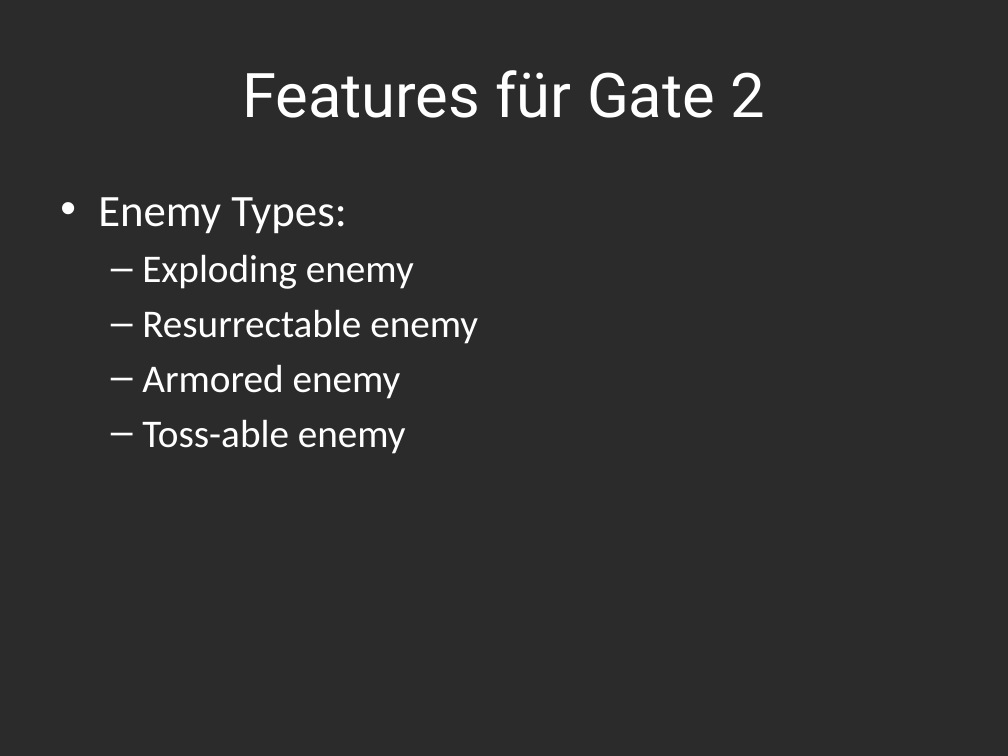
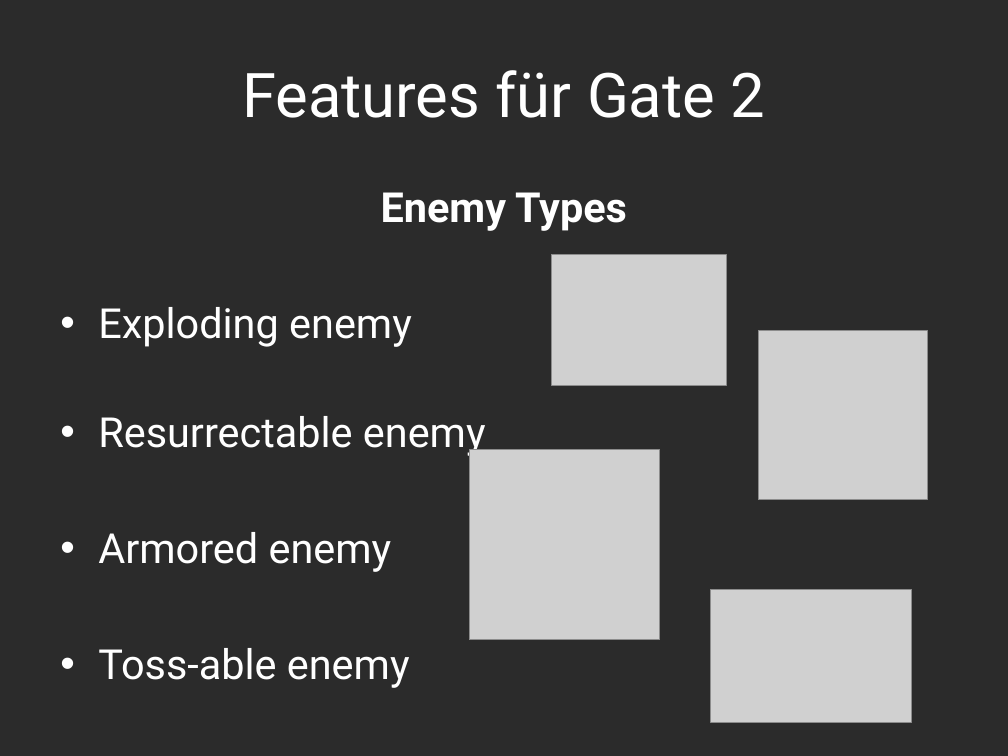
Before and after one commit to Assertores/HammerMan, a slide deck: slide 9 of Documentation/Hammerjaeger.pptx (slide 6 before the commit). Drawn at 1008x756 pixels with LibreOffice and Linux fonts; fonts in the diff are those of the drawing; grey boxes stand for pictures; background and template pictures are left out; a plain dark background stands for a picture behind light text. Boxes give left, top, right and bottom in pixels: in the first picture for what was removed or moved away, otherwise in the second. Text is boxed around its words. In the diff, an @@ line names an element or a change of style, - is before the commit and + after.

```diff
--- a/Documentation/Hammerjaeger.pptx
+++ b/Documentation/Hammerjaeger.pptx
@@ text at bbox=[381, 192, 627, 231]: text changed; size 32 to 29.6 pt; font Calibri to Roboto; bold on @@
-• Enemy Types:
+Enemy Types
@@ picture added at bbox=[551, 254, 726, 385] @@
@@ text at bbox=[98, 307, 486, 688]: size 28 to 29.6 pt, font Calibri to Roboto in "Exploding enemy", "Resurrectable enemy", "Armored enemy", "Toss-able enemy"; bullet – to •; list level 2 to 1 in "Exploding enemy"; list level 2 to 1 in "Resurrectable enemy"; list level 2 to 1 in "Armored enemy"; list level 2 to 1 in "Toss-able enemy" @@
@@ picture added at bbox=[758, 331, 927, 500] @@
@@ picture added at bbox=[469, 450, 659, 640] @@
@@ picture added at bbox=[711, 590, 911, 724] @@
```
Also in this commit, not shown: 4 other slides changed, 3 slides added, 30 other files.
